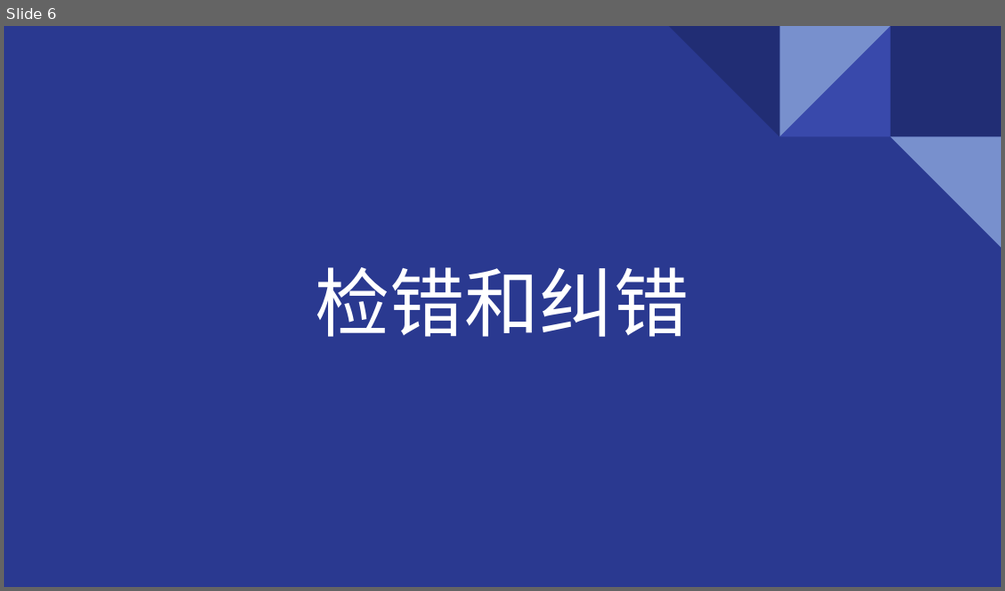
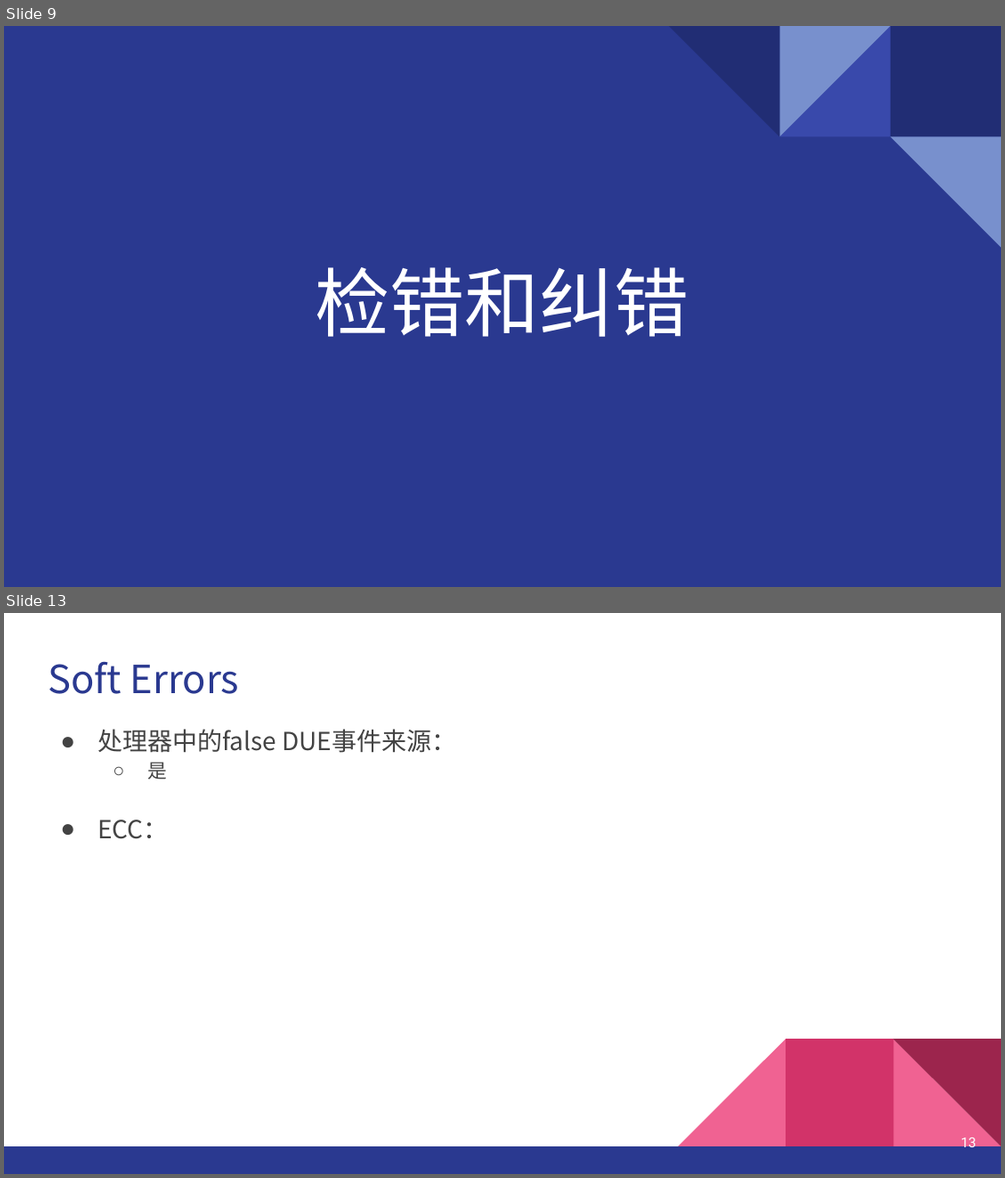
Before and after one commit to GentleBreezeBlow/R4_doc, a slide deck: Report/1-Soft Errors.pptx. Shown one above the other, each under a label of ours: slide 6 before the commit, slides 9 and 13 after it; the slides between them are not shown. The pictures are 1005x591 and 1005x1178 pixels, drawn with LibreOffice and Linux fonts; fonts in the diff are those of the drawing. Boxes give left, top, right and bottom in pixels: in the first picture for what was removed or moved away, otherwise in the second. Text is boxed around its words. In the diff, an @@ line names an element or a change of style, - is before the commit and + after.

```diff
--- a/Report/1-Soft Errors.pptx
+++ b/Report/1-Soft Errors.pptx
@@ slide 13 added at (4, 613, 1001, 1174), background #FFFFFF @@
@@ title added at (48, 661, 239, 694), 28 pt, text #2A3990 @@
+Soft Errors
@@ text added at (97, 729, 456, 839), 18 pt, text #434343 @@
+● 处理器中的false DUE事件来源：
+  ○ 是
+● ECC：
@@ group added at (4, 1038, 1001, 1174): 3 right triangles, 2 rectangles @@
@@ page number added at (961, 1137, 976, 1151), 10 pt, text #FFFFFF @@
+13
@@ what was slide 6 is now slide 9 @@
```
Also in this commit, not shown: 1 slide changed, 8 other slides added, 1 other file.
